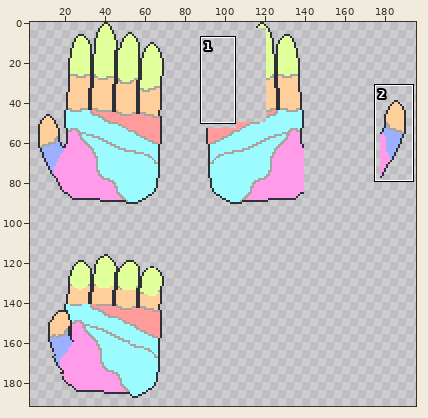
Two states of a pixel-art file, assests/Enemy/finalBoss/animationTries.aseprite. The first picture is a wide view before the edit; the outline marks the close-up.
Close-up. First the earlier version:
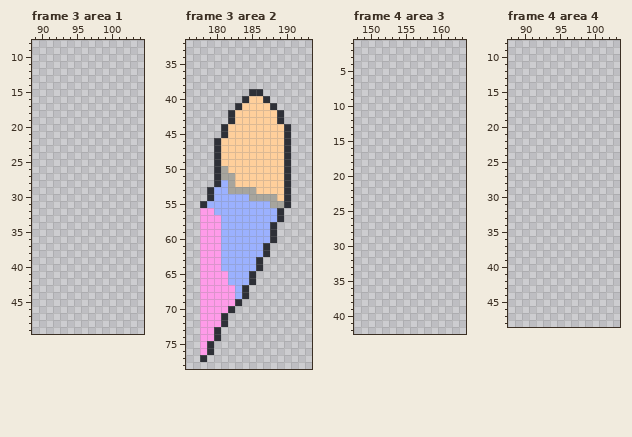
256x256 pixels, 6 frames. Shown: frame 3 area 1: x 89..104, y 8..49; frame 3 area 2: x 176..193, y 32..78; frame 4 area 3: x 148..163, y 1..42; frame 4 area 4: x 88..103, y 8..48. The wide view leaves out empty margins. The commit also changed other frames or places, which this record leaves out.
After the commit:
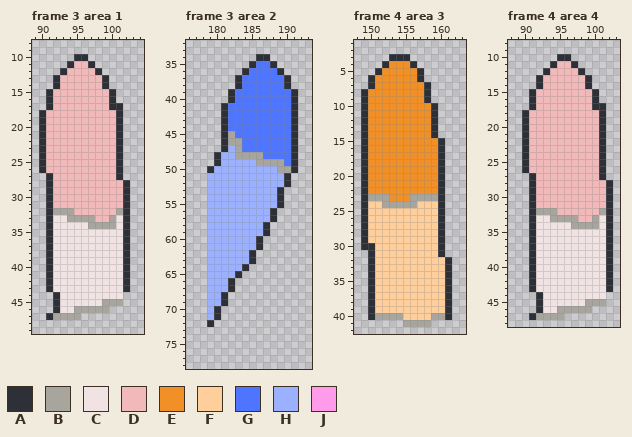
Palette (. is transparent): A #2e3037  B #a7a59d  C #f1e3e3  D #f1b9b9  E #f19026  F #ffcf9b  G #4e75ff  H #9bb1ff  J #ff9be9
Difference:
Changed rows in their new state; - is an unchanged pixel.
Frame 3 area 1, layer "Pinky":
first column x 90:
10 -----AA------
11 ----ADDA-----
12 ---ADDDDA----
13 --ADDDDDDA---
14 --ADDDDDDA---
15 -ADDDDDDDDA--
16 -ADDDDDDDDA--
17 -ADDDDDDDDAA-
18 ADDDDDDDDDDA-
19 ADDDDDDDDDDA-
20 ADDDDDDDDDDA-
21 ADDDDDDDDDDA-
22 ADDDDDDDDDDA-
23 ADDDDDDDDDDA-
24 ADDDDDDDDDDA-
25 ADDDDDDDDDDA-
26 ADDDDDDDDDDA-
27 -ADDDDDDDDDA-
28 -ADDDDDDDDDDA
29 -ADDDDDDDDDDA
30 -ADDDDDDDDDDA
31 -ADDDDDDDDDDA
32 -ABBBDDDDDDBA
33 -ACCBBBBDDBCA
34 -ACCCCCBBBBCA
35 -ACCCCCCCCCCA
36 -ACCCCCCCCCCA
37 -ACCCCCCCCCCA
38 -ACCCCCCCCCCA
39 -ACCCCCCCCCCA
40 -ACCCCCCCCCCA
41 -ACCCCCCCCCCA
42 -ACCCCCCCCCCA
43 -ACCCCCCCCCCA
44 --ACCCCCCCCC-
45 --ACCCCCCBBB-
46 --ACCBBBBB---
47 -ABBBB-------
Frame 3 area 2, layers "Thumb", "mainHandBody":
first column x 178:
34 --------AA----
35 -------AGGA---
36 ------AGGGGA--
37 -----AGGGGGGA-
38 -----AGGGGGGA-
39 ----AGGGGGGGGA
40 ----AGGGGGGGGA
41 ---AGGGGGGGGGA
42 ---AGGGGGGGGGA
43 ---AGGGGGGGGGA
44 ----GGGGGGGGGA
45 ----BGGGGGGGGA
46 --.ABBGGGGGGGA
47 --.AHBGGGGGGGA
48 ---HHBBBBGGGGA
49 ---HHHHHBBBBGA
50 -AHHHHHHHHHBBA
51 -HHHHHHHHHHH--
52 -HH-HHHHHHHH--
53 -H--HHHHHHHA.-
54 -H-----HHHHA.-
55 .---------HA.-
56 .H--------A.--
57 .HH-------A.--
58 .HH------A.---
59 .HH------A.---
60 .HH-----A..---
61 .HH-----A.----
62 .HH----A..----
63 .HH----A.-----
64 .HH---A..-----
65 .HHH-A..------
66 .HHHA...------
67 .HHHA..-------
68 .HHA...-------
69 .HHA..--------
70 .HA..---------
71 .HA.----------
72 .A..----------
73 ...-----------
74 ...-----------
75 ..------------
76 ..------------
77 .-------------
Frame 4 area 3, layer "Index":
first column x 149:
 3 ----AAA------
 4 ---AEEEA-----
 5 --AEEEEEA----
 6 -AEEEEEEA----
 7 -AEEEEEEEA---
 8 AEEEEEEEEA---
 9 AEEEEEEEEA---
10 AEEEEEEEEEA--
11 AEEEEEEEEEA--
12 AEEEEEEEEEA--
13 AEEEEEEEEEA--
14 AEEEEEEEEEA--
15 AEEEEEEEEEEA-
16 AEEEEEEEEEEA-
17 AEEEEEEEEEEA-
18 AEEEEEEEEEEA-
19 AEEEEEEEEEEA-
20 AEEEEEEEEEEA-
21 AEEEEEEEEEEA-
22 AEEEEEEEEEEA-
23 ABBBEEEBBBBA-
24 AFFBBBBBFFFA-
25 AFFFFFFFFFFA-
26 AFFFFFFFFFFA-
27 AFFFFFFFFFFA-
28 AFFFFFFFFFFA-
29 AFFFFFFFFFFA-
30 AAFFFFFFFFFA-
31 -AFFFFFFFFFA-
32 -AFFFFFFFFFFA
33 -AFFFFFFFFFFA
34 -AFFFFFFFFFFA
35 -AFFFFFFFFFFA
36 -AFFFFFFFFFFA
37 -AFFFFFFFFFFA
38 -AFFFFFFFFFFA
39 -AFFFFFFFFFFA
40 -ABBBBFFFFBBA
41 ------BBBB---
Frame 4 area 4, layer "Pinky": the same change as frame 3 area 1
Changed places in both close-ups, as pixel boxes (x1, y1, x2, y2):
added: (39, 54, 130, 320)
changed: (200, 54, 298, 362)
added: (361, 54, 452, 327)
added: (522, 54, 613, 320)
